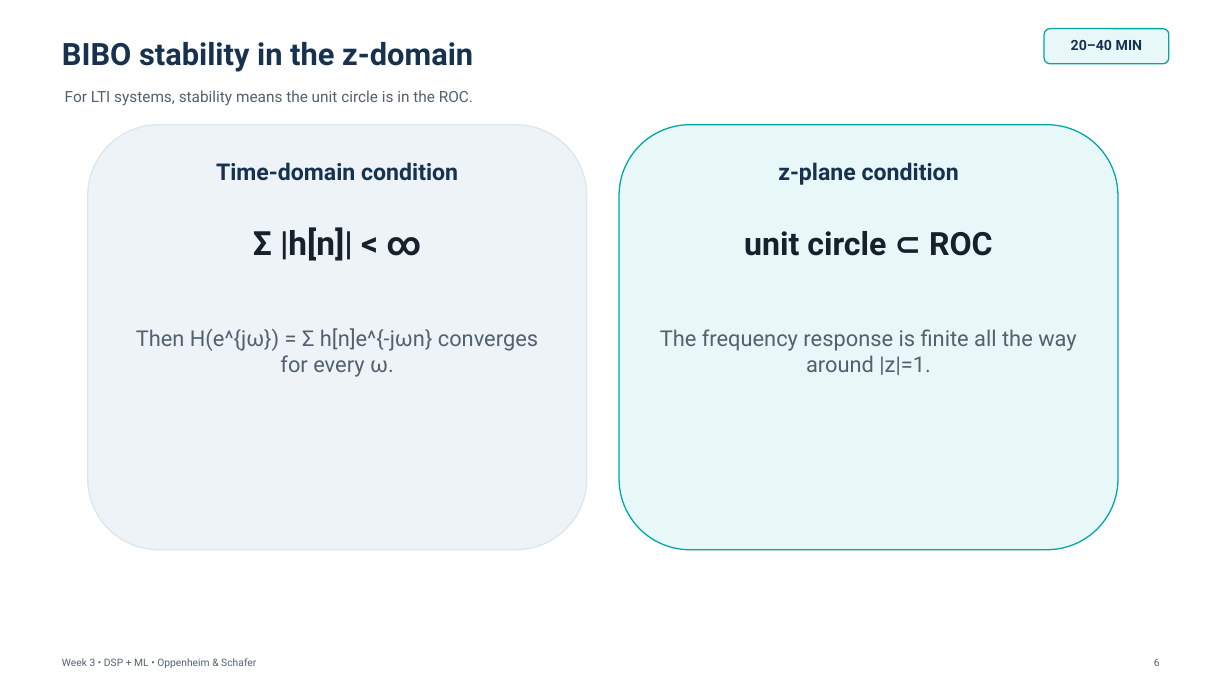
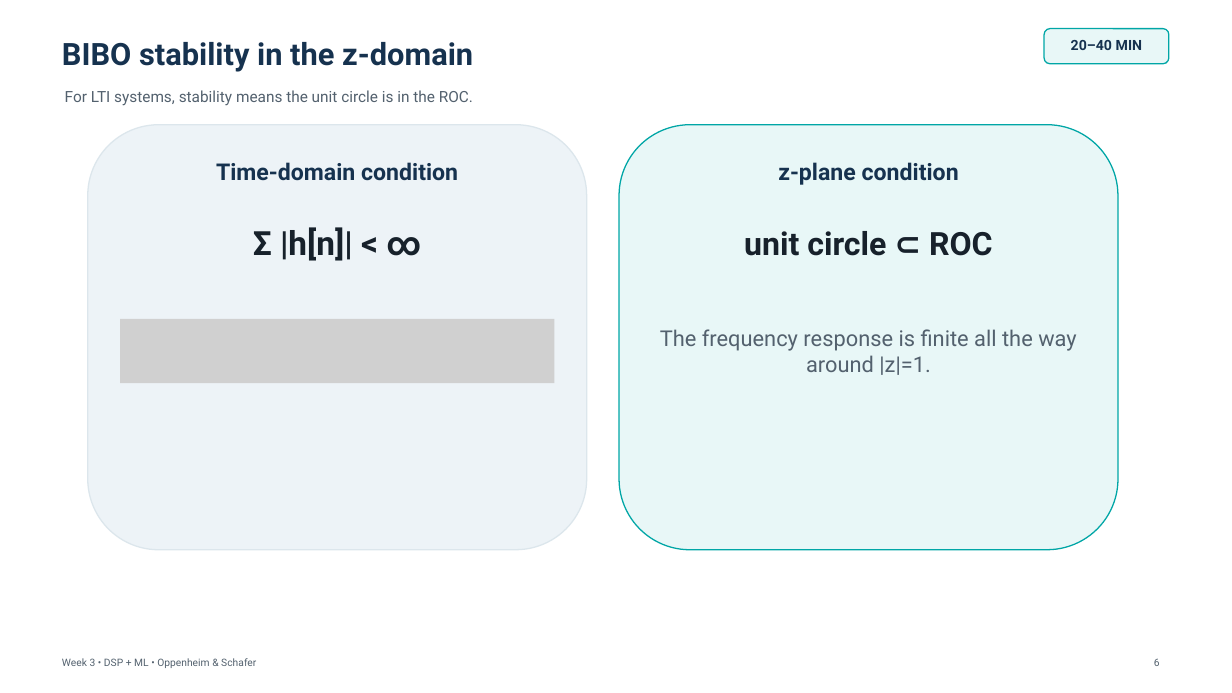
Before and after one commit to mathys2000/ecen45632_f26, a slide deck: slide 7 of lecture_slides/Week3_Lecture6_Transfer_Functions_PoleZero_091026_forClass.pptx. Drawn at 1232x693 pixels with LibreOffice and Linux fonts; fonts in the diff are those of the drawing; grey boxes stand for pictures. Boxes give left, top, right and bottom in pixels: in the first picture for what was removed or moved away, otherwise in the second. Text is boxed around its words. In the diff, an @@ line names an element or a change of style, - is before the commit and + after.

```diff
--- a/lecture_slides/Week3_Lecture6_Transfer_Functions_PoleZero_091026_forClass.pptx
+++ b/lecture_slides/Week3_Lecture6_Transfer_Functions_PoleZero_091026_forClass.pptx
@@ picture added at (120,319,555,384) @@
@@ text removed at (136,328,538,377) @@
-Then H(e^{jω}) = Σ h[n]e^{-jωn} converges for every ω.
```
Also in this commit, not shown: 4 other slides changed, 1 slide added, 13 other files.
